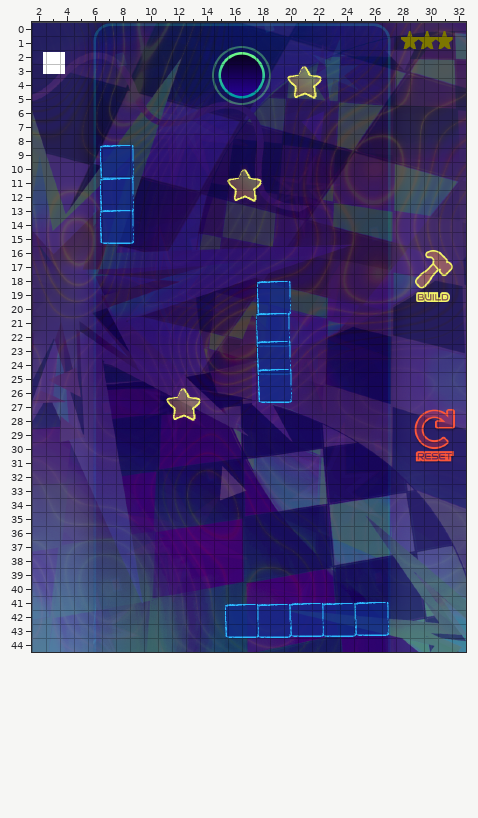
Tiled map, stored at gxpengine_template/bin/Debug/Assets/Test(2.3).tmx. The picture above is the old version.
Cells are 32x32 px. Shown: x 2..32, y 0..44.
And afterwards:
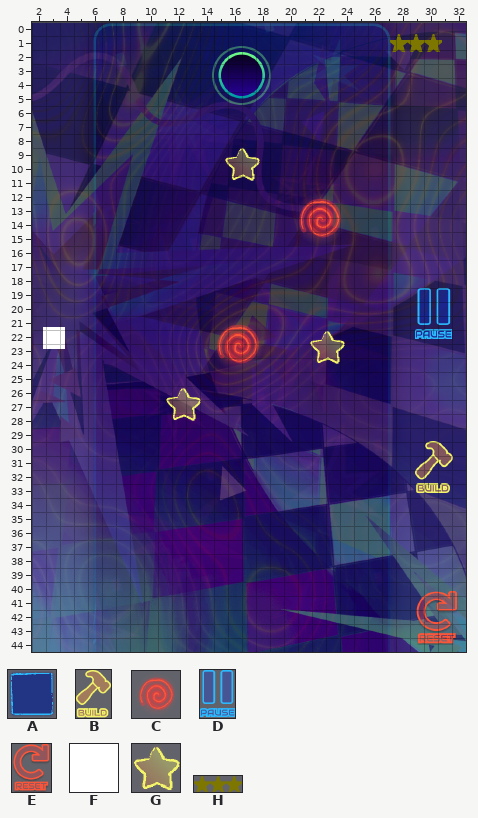
Key: from "Basic Block": A 2; from "BuildMode": B 0; from "Hole Hazard": C 0; from "PauseButton": D 0; from "RestartButton": E 0; from "Square": F 0; from "StarFull": G 0; from "StarsUI": H 0.
Objects are placed by their top-left corner, in cells (3,4 is the top-left corner of cell 3,4); size is 1x1 cell unless given.
Edits made:
Layer "Object Layer 1":
changed: G "Star" at 20.1,3 size 2.6x2.6 -> G "Star" at 15.7,8.9 size 2.6x2.6
changed: G "Star" at 15.9,10.3 size 2.6x2.6 -> G "Star" at 21.8,21.9 size 2.6x2.6
added: C "Hazard" at 20.5,12.1 size 4.1x4
added: C "Hazard" at 14.6,21.1 size 4.1x4
removed: A "NMBlock" at 6.7,8.7 size 2.7x2.7
removed: A "NMBlock" at 6.7,11 size 2.7x2.7
removed: A "NMBlock" at 6.7,13.3 size 2.7x2.7
removed: A "NMBlock" at 17.9,18.4 size 2.7x2.7
removed: A "NMBlock" at 17.9,20.6 size 2.7x2.7
removed: A "NMBlock" at 18,22.7 size 2.7x2.7
removed: A "NMBlock" at 18,24.6 size 2.7x2.7
removed: A "NMBlock" at 24.9,41.3 size 2.7x2.7
removed: A "NMBlock" at 22.6,41.3 size 2.7x2.7
removed: A "NMBlock" at 20.3,41.4 size 2.7x2.7
removed: A "NMBlock" at 17.9,41.4 size 2.7x2.7
removed: A "NMBlock" at 15.7,41.4 size 2.7x2.7
Layer "UI":
changed: H "StarsUI" at 28.4,0.7 size 3.8x1.2 -> H "StarsUI" at 27.6,0.9 size 3.8x1.2
changed: F "itemsUI" at 2.8,2.2 size 1.6x1.6 -> F "itemsUI" at 2.8,21.8 size 1.6x1.6
added: D "Pause" at 29.4,19 size 2.7x3.7
added: B "PlayBtn" at 29.4,30 size 2.8x3.8
added: E "ResetSceneBtn" at 29.4,40.7 size 3.2x3.8
removed: B "PlayBtn" at 29.4,16.3 size 2.8x3.8
removed: E "ResetSceneBtn" at 29.2,27.7 size 3.2x3.8
